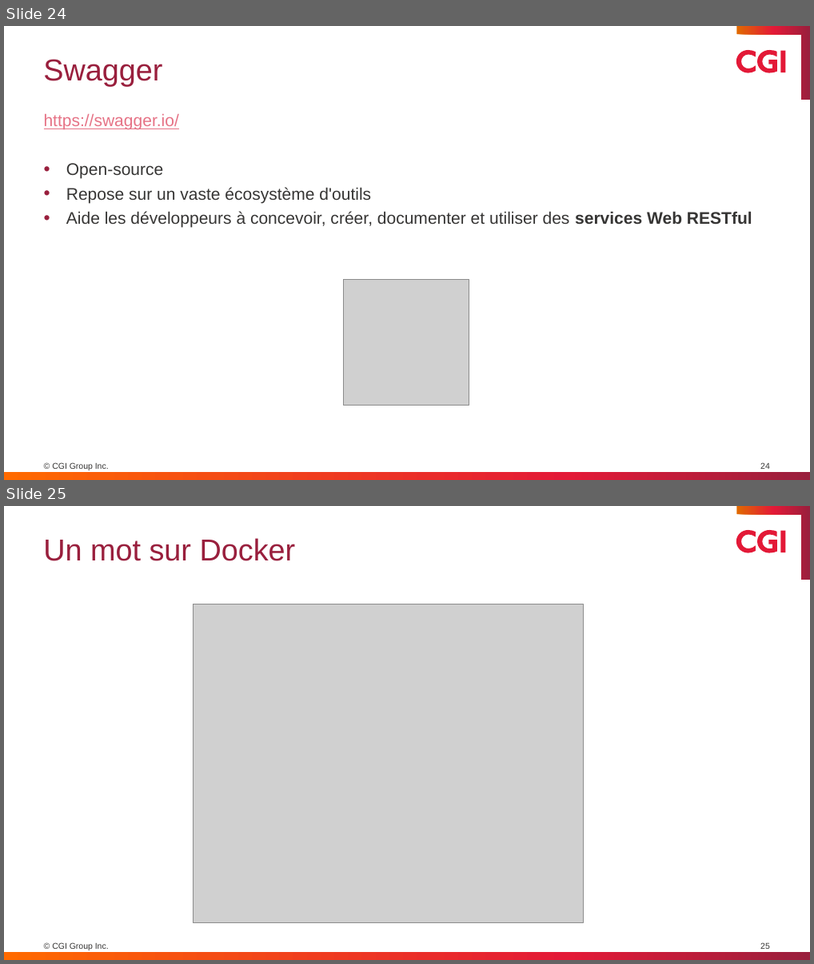
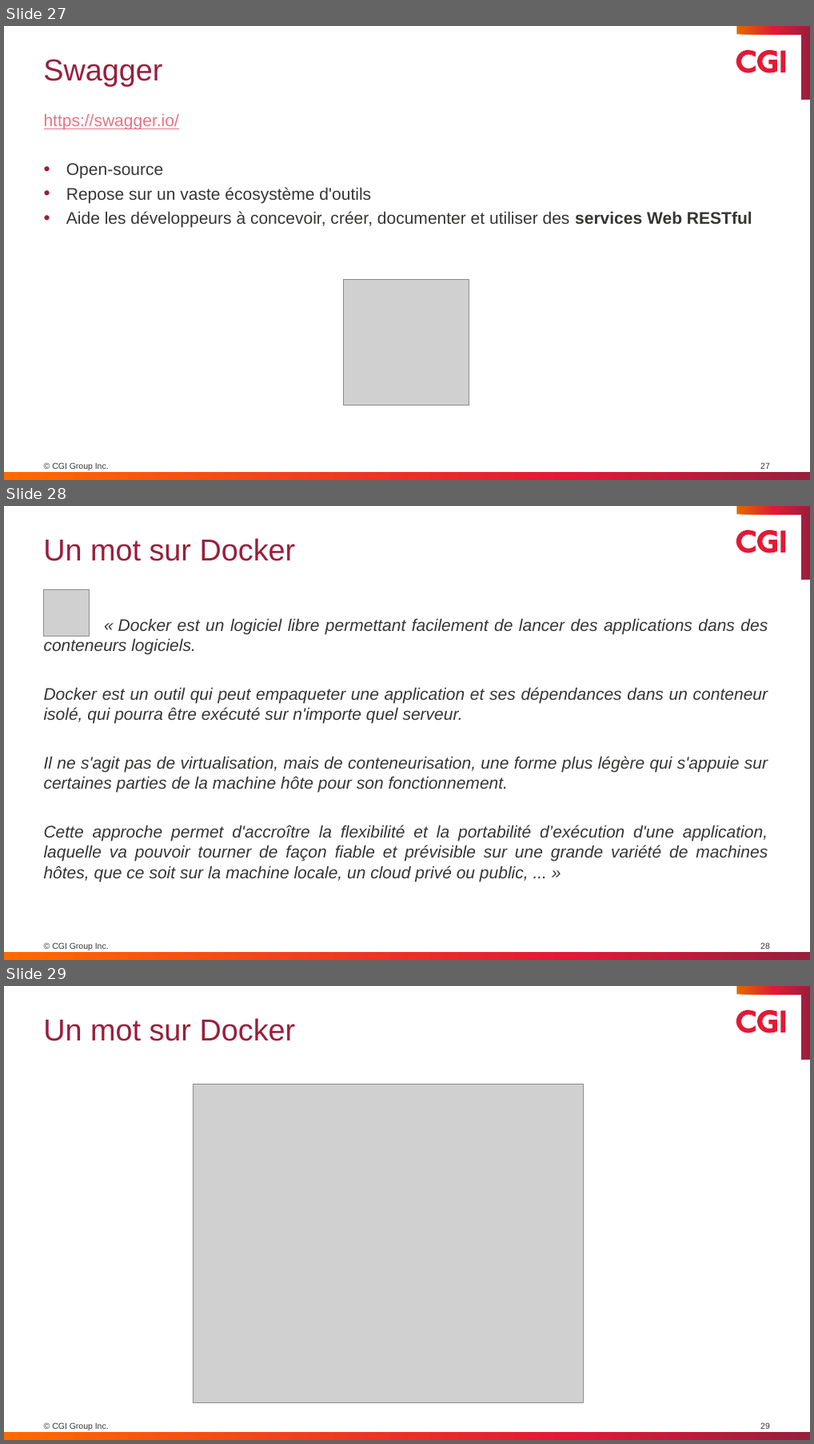
Before and after one commit to keuss/springboot-udev, a slide deck: U_DEV_Journées_Java_Formation-v2.pptx. Shown one above the other, each under a label of ours: slides 24 and 25 before the commit, slides 27, 28 and 29 after it. The pictures are 814x964 and 814x1444 pixels, drawn with LibreOffice and Linux fonts; fonts in the diff are those of the drawing; grey boxes stand for pictures. Boxes give left, top, right and bottom in pixels: in the first picture for what was removed or moved away, otherwise in the second. Text is boxed around its words. In the diff, an @@ line names an element or a change of style, - is before the commit and + after.

```diff
--- a/U_DEV_Journées_Java_Formation-v2.pptx
+++ b/U_DEV_Journées_Java_Formation-v2.pptx
@@ slide 28 added at [4,506,810,960], background #FFFFFF; not listed: 6 template elements that a slide beside it also shows @@
@@ title added at [43,538,296,561], 36 pt, text #991F3D @@
+Un mot sur Docker
@@ picture added at [43,590,90,636] @@
@@ text added at [44,618,768,881], 20 pt, text #363534, italic @@
+« Docker est un logiciel libre permettant facilement de lancer des applications dans des conteneurs logiciels.
+Docker est un outil qui peut empaqueter une application et ses dépendances dans un conteneur isolé, qui pourra être exécuté sur n'importe quel serveur.
+Il ne s'agit pas de virtualisation, mais de conteneurisation, une forme plus légère qui s'appuie sur certaines parties de la machine hôte pour son fonctionnement.
+Cette approche permet d'accroître la flexibilité et la portabilité d’exécution d'une application, laquelle va pouvoir tourner de façon fiable et prévisible sur une grande variété de machines hôtes, que ce soit sur la machine locale, un cloud privé ou public, ... »
@@ page number added at [761,942,770,948], 10 pt, text #363534 @@
+28
@@ what was slide 24 is now slide 27 @@
@@ page number at [761,462,770,468]: text changed @@
-24
+27
@@ what was slide 25 is now slide 29 @@
```
Also in this commit, not shown: 3 other slides added.
